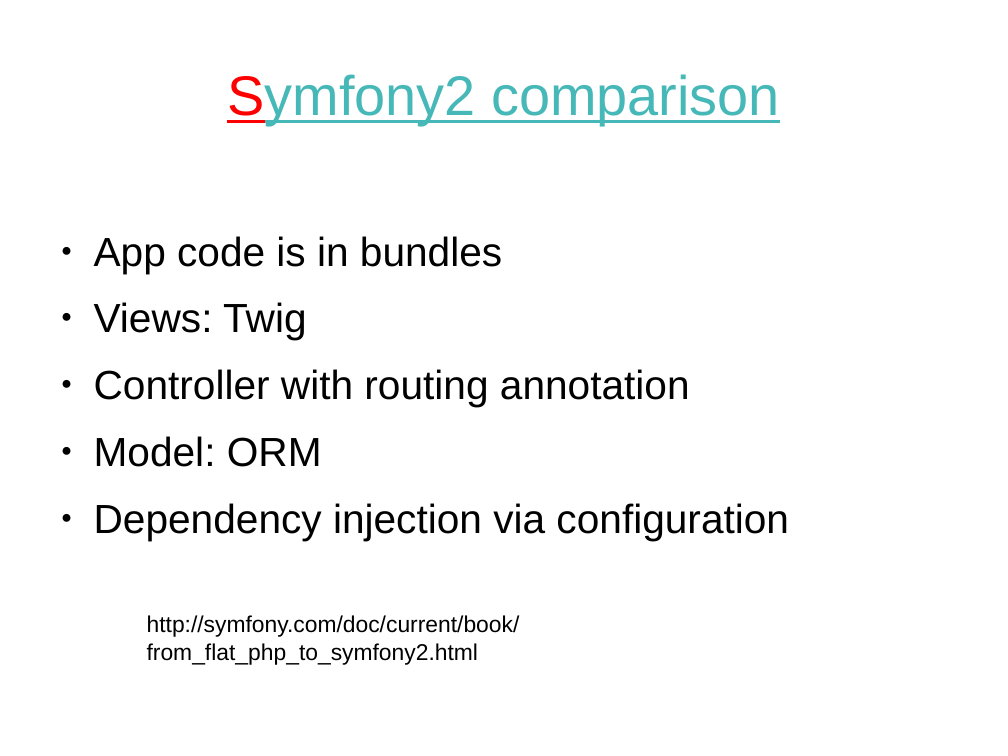
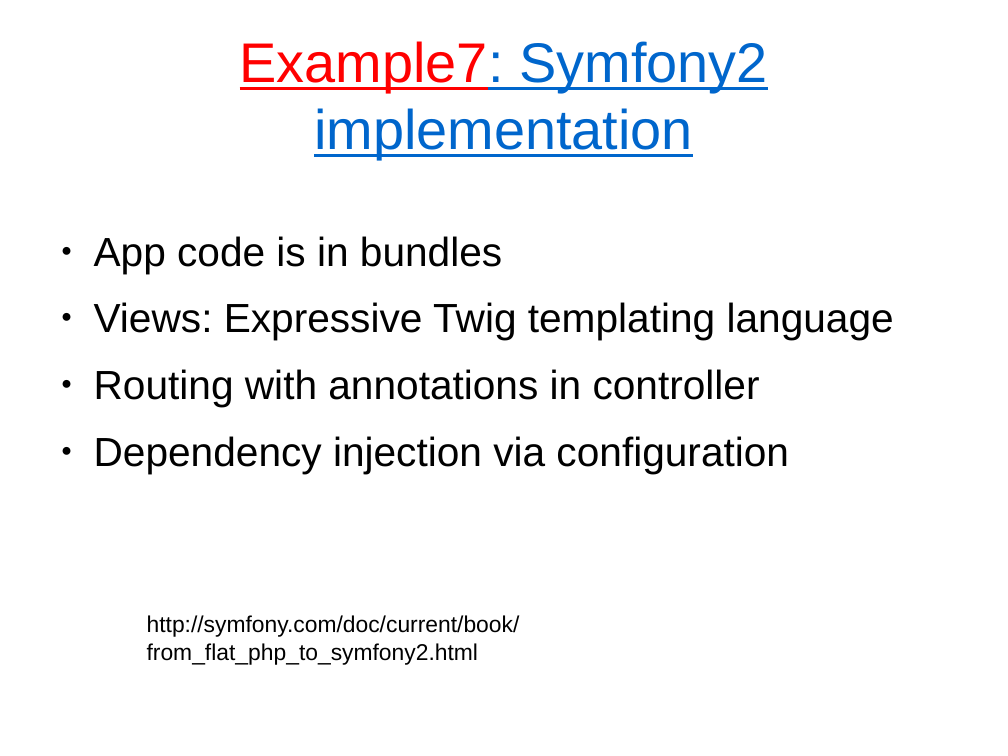
Before and after one commit to tautvilas/frameworks-lecture, a slide deck: slide 13 of doc/presentation.odp (slide 12 before the commit). Drawn at 1008x756 pixels with LibreOffice and Linux fonts; fonts in the diff are those of the drawing. Boxes give left, top, right and bottom in pixels: in the first picture for what was removed or moved away, otherwise in the second. Text is boxed around its words. In the diff, an @@ line names an element or a change of style, - is before the commit and + after.

Commit message:
presentation updates

```diff
--- a/doc/presentation.odp
+++ b/doc/presentation.odp
@@ title at (x1=240, y1=41, x2=767, y2=159): text changed; text colour #47B8B8 to #0066CC @@
-Symfony2 comparison
+Example7: Symfony2 implementation
@@ text at (x1=94, y1=302, x2=894, y2=407): text changed @@
-● Views: Twig
-● Controller with routing annotation
-● Model: ORM
+● Views: Expressive Twig templating language
+● Routing with annotations in controller
```
Also in this commit, not shown: 12 other slides changed, 2 slides added, 1 slide removed.
